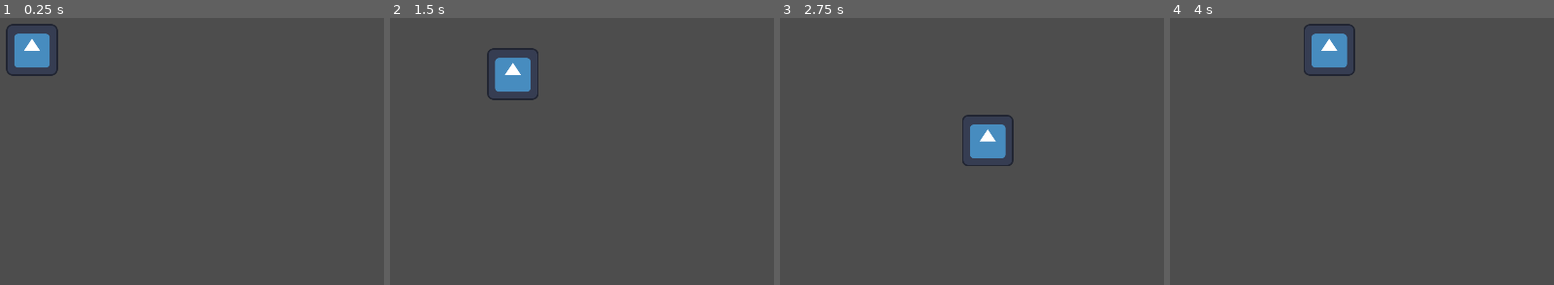
Above: before the commit, frames 1-4 (left to right).
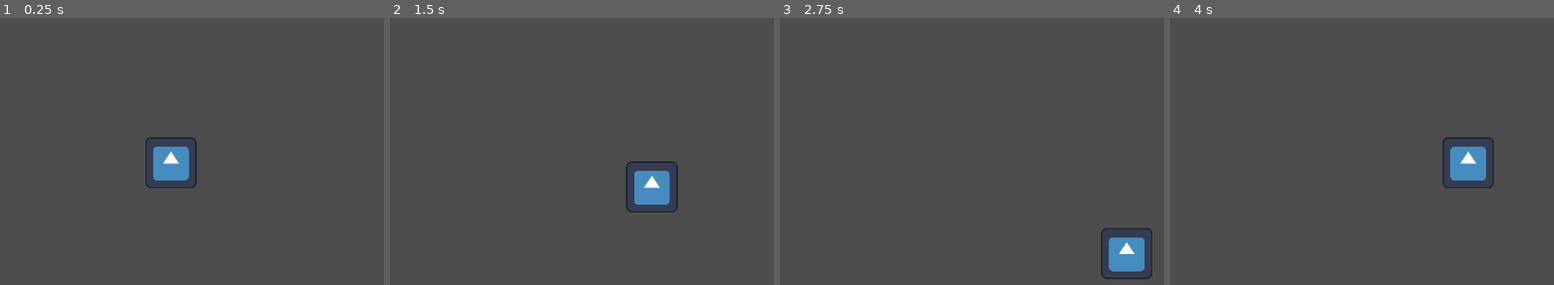
Above: after the commit, the same moments.

Repository: br0kenpixel/gamejam2025
Game: Godot game, scene res://scenes/world.tscn
Same seed, same stepped clock (60 frames per second), same inputs: the game is played once before the commit and once after it. Before the commit the project starts from res://world.tscn. The engine's default icon, where the game draws it, is replaced by a stand-in: a white triangle on a blue panel in a dark square.
Inputs:
- Up to frame 1 (0.25 s): no input
- Up to frame 2 (1.5 s): tap Enter at 0.5 s; hold Right (ui_right) 0.53-1.28 s; hold Down (ui_down) from 1.28 s (still down)
- Up to frame 3 (2.75 s): release Down (ui_down) at 2.03 s; hold Right (ui_right) from 2.03 s (still down)
- Up to frame 4 (4 s): release Right (ui_right) at 2.78 s; hold Up (ui_up) 2.78-3.53 s; hold Left (ui_left) from 3.53 s (still down)

The runs differ from the first frame. In frame 1, 3.0% of the frame differs, in the area x 1-52%, y 2-64%; in frame 2, 3.0%; in frame 3, 3.0%; in frame 4, 3.0%.

Commit message:
basic preparations

Diff:
--- /dev/null
+++ b/objects/player.tscn
@@ -0,0 +1,19 @@
+[gd_scene load_steps=4 format=3 uid="uid://4vx208cspmhs"]
+
+[ext_resource type="Script" path="res://scripts/player.gd" id="1_fdrlm"]
+[ext_resource type="Texture2D" uid="uid://deqxkdm42gq0g" path="res://icon.svg" id="1_ouh8j"]
+
+[sub_resource type="RectangleShape2D" id="RectangleShape2D_q2bst"]
+size = Vector2(128, 128)
+
+[node name="Player" type="CharacterBody2D"]
+script = ExtResource("1_fdrlm")
+metadata/_edit_lock_ = true
+
+[node name="Image" type="Sprite2D" parent="."]
+texture = ExtResource("1_ouh8j")
+metadata/_edit_lock_ = true
+
+[node name="Collider" type="CollisionShape2D" parent="."]
+shape = SubResource("RectangleShape2D_q2bst")
+metadata/_edit_lock_ = true
--- a/player.gd
+++ /dev/null
@@ -1,24 +0,0 @@
-extends CharacterBody2D
-
-
-const SPEED = 300.0
-const JUMP_VELOCITY = -400.0
-
-
-func _physics_process(_delta: float) -> void:
-	var direction := Input.get_axis("ui_left", "ui_right")
-	if direction:
-		velocity.x = direction * SPEED
-	else:
-		velocity.x = move_toward(velocity.x, 0, SPEED)
-
-	direction = Input.get_axis("ui_up", "ui_down")
-	if direction:
-		velocity.y = direction * SPEED
-	else:
-		velocity.y = move_toward(velocity.y, 0, SPEED)
-
-	move_and_slide()
-
-	position.x = clamp(position.x, ($Sprite2D.texture.get_width() / 2), (get_viewport_rect().size.x) - ($Sprite2D.texture.get_width() / 2))
-	position.y = clamp(position.y, ($Sprite2D.texture.get_height() / 2), (get_viewport_rect().size.y) - ($Sprite2D.texture.get_height() / 2))
--- a/project.godot
+++ b/project.godot
@@ -12,7 +12,7 @@
 
 config/name="AutoExampleGame"
 config/version="1.0.0"
-run/main_scene="res://world.tscn"
+run/main_scene="res://scenes/world.tscn"
 config/features=PackedStringArray("4.3", "Forward Plus")
 run/max_fps=60
 config/icon="res://icon.svg"
@@ -62,6 +62,30 @@
 , Object(InputEventKey,"resource_local_to_scene":false,"resource_name":"","device":-1,"window_id":0,"alt_pressed":false …(183 unchanged characters)…
 ]
 }
+up={
+"deadzone": 0.5,
+"events": [Object(InputEventKey,"resource_local_to_scene":false,"resource_name":"","device":-1,"window_id":0,"alt_pressed":false,"shift_pressed":false,"ctrl_pressed":false,"meta_pressed":false,"pressed":false,"keycode":0,"physical_keycode":87,"key_label":0,"unicode":119,"location":0,"echo":false,"script":null)
+, Object(InputEventKey,"resource_local_to_scene":false,"resource_name":"","device":-1,"window_id":0,"alt_pressed":false,"shift_pressed":false,"ctrl_pressed":false,"meta_pressed":false,"pressed":false,"keycode":0,"physical_keycode":4194320,"key_label":0,"unicode":0,"location":0,"echo":false,"script":null)
+]
+}
+down={
+"deadzone": 0.5,
+"events": [Object(InputEventKey,"resource_local_to_scene":false,"resource_name":"","device":-1,"window_id":0,"alt_pressed":false,"shift_pressed":false,"ctrl_pressed":false,"meta_pressed":false,"pressed":false,"keycode":0,"physical_keycode":83,"key_label":0,"unicode":115,"location":0,"echo":false,"script":null)
+, Object(InputEventKey,"resource_local_to_scene":false,"resource_name":"","device":-1,"window_id":0,"alt_pressed":false,"shift_pressed":false,"ctrl_pressed":false,"meta_pressed":false,"pressed":false,"keycode":0,"physical_keycode":4194322,"key_label":0,"unicode":0,"location":0,"echo":false,"script":null)
+]
+}
+left={
+"deadzone": 0.5,
+"events": [Object(InputEventKey,"resource_local_to_scene":false,"resource_name":"","device":-1,"window_id":0,"alt_pressed":false,"shift_pressed":false,"ctrl_pressed":false,"meta_pressed":false,"pressed":false,"keycode":0,"physical_keycode":65,"key_label":0,"unicode":97,"location":0,"echo":false,"script":null)
+, Object(InputEventKey,"resource_local_to_scene":false,"resource_name":"","device":-1,"window_id":0,"alt_pressed":false,"shift_pressed":false,"ctrl_pressed":false,"meta_pressed":false,"pressed":false,"keycode":0,"physical_keycode":4194319,"key_label":0,"unicode":0,"location":0,"echo":false,"script":null)
+]
+}
+right={
+"deadzone": 0.5,
+"events": [Object(InputEventKey,"resource_local_to_scene":false,"resource_name":"","device":-1,"window_id":0,"alt_pressed":false,"shift_pressed":false,"ctrl_pressed":false,"meta_pressed":false,"pressed":false,"keycode":0,"physical_keycode":68,"key_label":0,"unicode":100,"location":0,"echo":false,"script":null)
+, Object(InputEventKey,"resource_local_to_scene":false,"resource_name":"","device":-1,"window_id":0,"alt_pressed":false,"shift_pressed":false,"ctrl_pressed":false,"meta_pressed":false,"pressed":false,"keycode":0,"physical_keycode":4194321,"key_label":0,"unicode":0,"location":0,"echo":false,"script":null)
+]
+}
 
 [rendering]
 
--- /dev/null
+++ b/scenes/world.tscn
@@ -0,0 +1,8 @@
+[gd_scene load_steps=2 format=3 uid="uid://o2q8y6wa7exm"]
+
+[ext_resource type="PackedScene" uid="uid://4vx208cspmhs" path="res://objects/player.tscn" id="1_c7mlr"]
+
+[node name="World" type="Node2D"]
+position = Vector2(440, 376)
+
+[node name="Player" parent="." instance=ExtResource("1_c7mlr")]
--- /dev/null
+++ b/scripts/player.gd
@@ -0,0 +1,22 @@
+class_name Player
+extends CharacterBody2D
+
+
+const SPEED = 300.0
+const JUMP_VELOCITY = -400.0
+
+
+func _physics_process(_delta: float) -> void:
+	var direction := Input.get_axis("left", "right")
+	if direction:
+		velocity.x = direction * SPEED
+	else:
+		velocity.x = move_toward(velocity.x, 0, SPEED)
+
+	direction = Input.get_axis("up", "down")
+	if direction:
+		velocity.y = direction * SPEED
+	else:
+		velocity.y = move_toward(velocity.y, 0, SPEED)
+
+	move_and_slide()
--- a/world.tscn
+++ /dev/null
@@ -1,22 +0,0 @@
-[gd_scene load_steps=4 format=3 uid="uid://bep86dqj4g6sc"]
-
-[ext_resource type="Script" path="res://player.gd" id="1_ckec8"]
-[ext_resource type="Texture2D" uid="uid://deqxkdm42gq0g" path="res://icon.svg" id="1_dt35k"]
-
-[sub_resource type="RectangleShape2D" id="RectangleShape2D_k0h23"]
-size = Vector2(128, 128)
-
-[node name="World" type="Node2D"]
-
-[node name="Player" type="CharacterBody2D" parent="."]
-position = Vector2(96, 96)
-script = ExtResource("1_ckec8")
-metadata/_edit_lock_ = true
-
-[node name="Sprite2D" type="Sprite2D" parent="Player"]
-texture = ExtResource("1_dt35k")
-metadata/_edit_lock_ = true
-
-[node name="CollisionShape2D" type="CollisionShape2D" parent="Player"]
-shape = SubResource("RectangleShape2D_k0h23")
-metadata/_edit_lock_ = true
